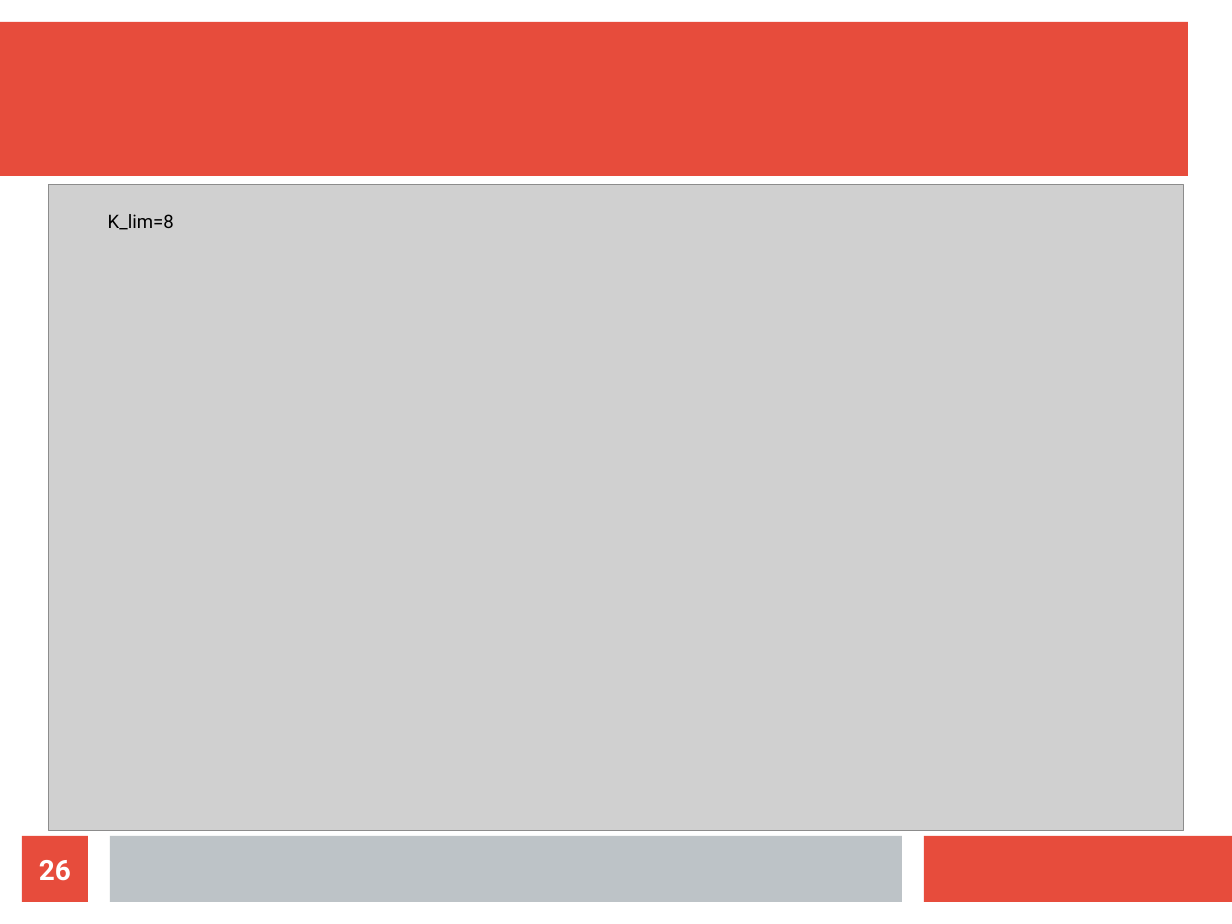
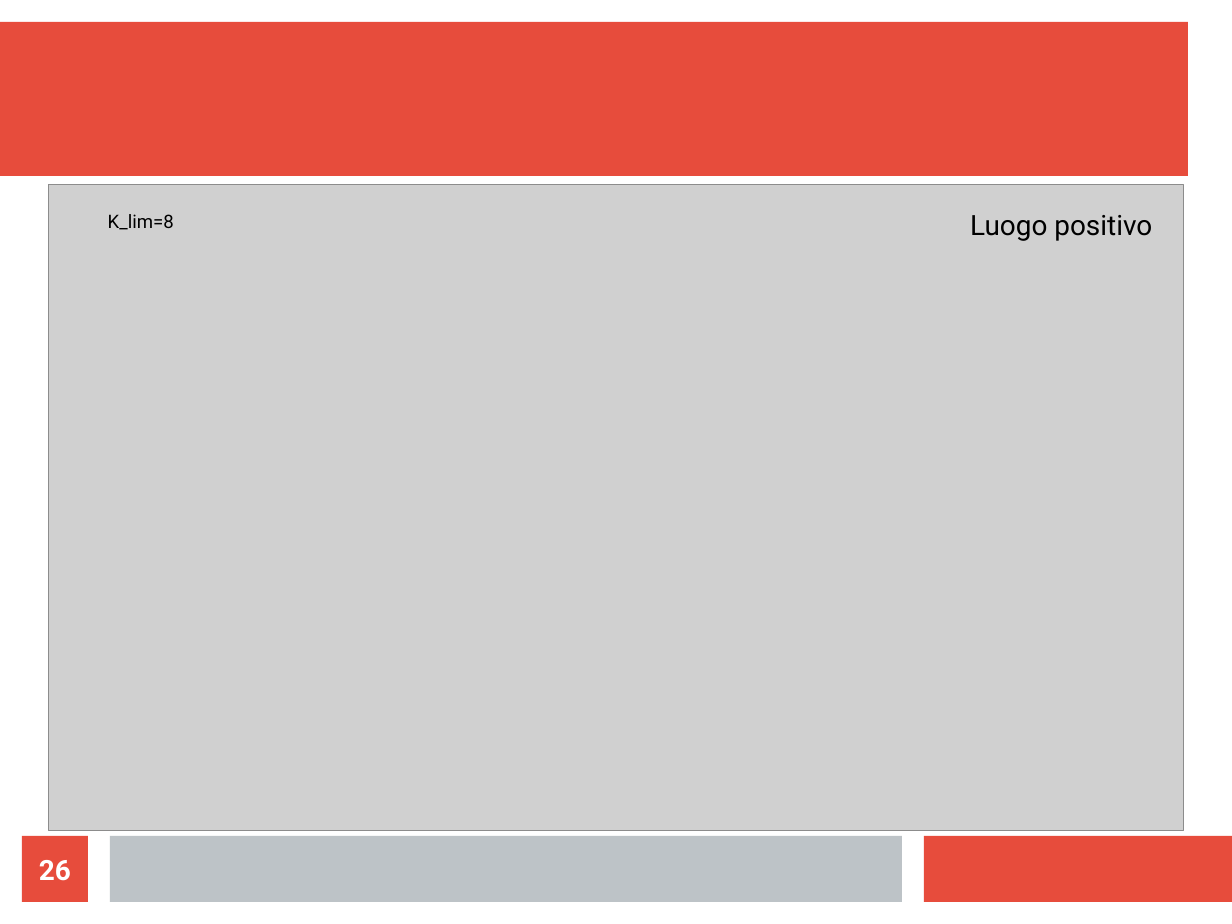
Before and after one commit to LeonardoSalustri/Tesi, a slide deck: slide 26 of Formule_presentazione/Presentazione.odp. Drawn at 1232x924 pixels with LibreOffice and Linux fonts; fonts in the diff are those of the drawing; grey boxes stand for pictures. Boxes give left, top, right and bottom in pixels: in the first picture for what was removed or moved away, otherwise in the second. Text is boxed around its words. In the diff, an @@ line names an element or a change of style, - is before the commit and + after.

```diff
--- a/Formule_presentazione/Presentazione.odp
+++ b/Formule_presentazione/Presentazione.odp
@@ text added at [970,215,1152,241], 18 pt, text #000000 @@
+Luogo positivo
```
Also in this commit, not shown: 12 other slides changed, 1 slide added, 1 slide removed, 37 other files.
